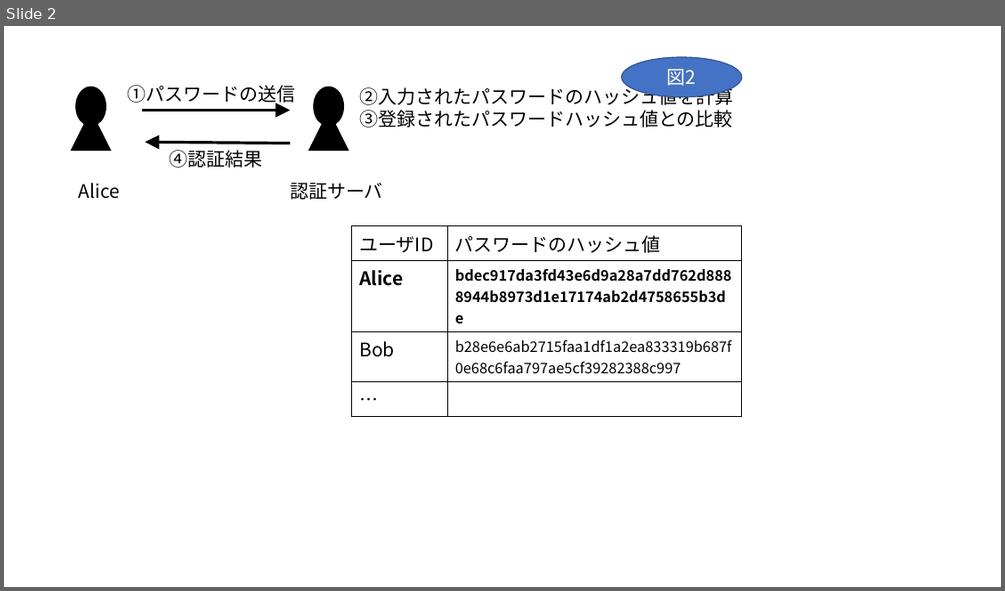
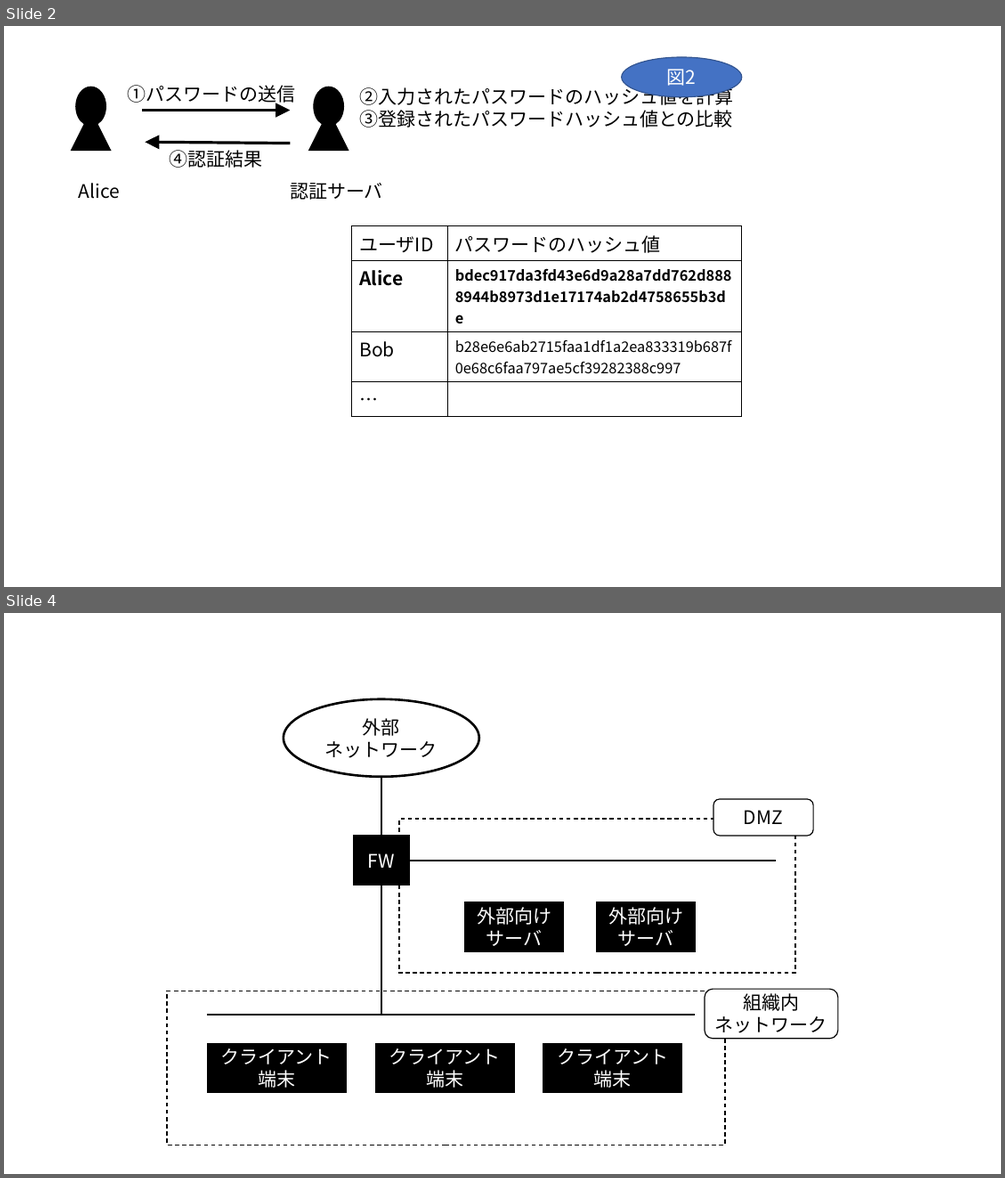
Before and after one commit to akirakanaoka/ouj_infosecintro, a slide deck: 図表用.pptx. Shown one above the other, each under a label of ours: slide 2 before the commit, slides 2 and 4 after it; the slides between them are not shown. The pictures are 1005x591 and 1005x1178 pixels, drawn with LibreOffice and Linux fonts; fonts in the diff are those of the drawing. Boxes give left, top, right and bottom in pixels: in the first picture for what was removed or moved away, otherwise in the second. Text is boxed around its words. In the diff, an @@ line names an element or a change of style, - is before the commit and + after.

Commit message:
5章：セグメント分割まで。

```diff
--- a/図表用.pptx
+++ b/図表用.pptx
@@ slide 4 added at <box>4,613,1001,1174</box>, background #FFFFFF @@
@@ ellipse added at <box>283,699,479,777</box>, fill #FFFFFF, outline #000000 2.25 pt, 18 pt, text #000000 @@
+外部
+ネットワーク
@@ line added from (381, 777) to (381, 835), #000000 1.5 pt @@
@@ rounded rectangle added at <box>713,799,813,835</box>, fill #FFFFFF, outline #000000 1 pt, 18 pt, text #000000 @@
+DMZ
@@ rectangle added at <box>399,819,796,973</box>, fill #FFFFFF, outline #000000 1 pt dashed @@
@@ rectangle added at <box>353,835,410,885</box>, fill #000000, outline #000000 1 pt, 18 pt, text #FFFFFF @@
+FW
@@ line added from (409, 860) to (776, 860), #000000 1.5 pt @@
@@ line added from (381, 884) to (381, 1013), #000000 1.5 pt @@
@@ rectangle added at <box>465,902,563,952</box>, fill #000000, outline #000000 1 pt, 18 pt, text #FFFFFF @@
+外部向けサーバ
@@ rectangle added at <box>597,902,695,952</box>, fill #000000, outline #000000 1 pt, 18 pt, text #FFFFFF @@
+外部向けサーバ
@@ rectangle added at <box>167,990,725,1144</box>, fill #FFFFFF, outline #000000 1 pt dashed @@
@@ rounded rectangle added at <box>704,989,838,1038</box>, fill #FFFFFF, outline #000000 1 pt, 18 pt, text #000000 @@
+組織内
+ネットワーク
@@ line added from (695, 1014) to (208, 1014), #000000 1.5 pt @@
@@ rectangle added at <box>208,1043,347,1093</box>, fill #000000, outline #000000 1 pt, 18 pt, text #FFFFFF @@
+クライアント端末
@@ rectangle added at <box>376,1043,515,1093</box>, fill #000000, outline #000000 1 pt, 18 pt, text #FFFFFF @@
+クライアント端末
@@ rectangle added at <box>543,1043,682,1093</box>, fill #000000, outline #000000 1 pt, 18 pt, text #FFFFFF @@
+クライアント端末
```
Also in this commit, not shown: 1 other slide added, 2 other files.
